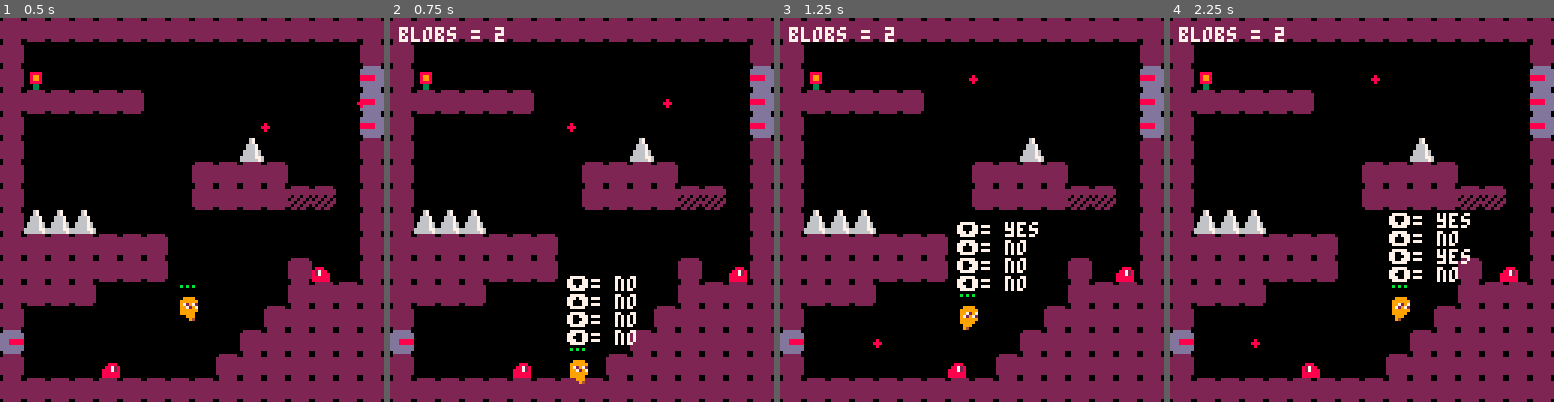
Above: before the commit, frames 1-4 (left to right).
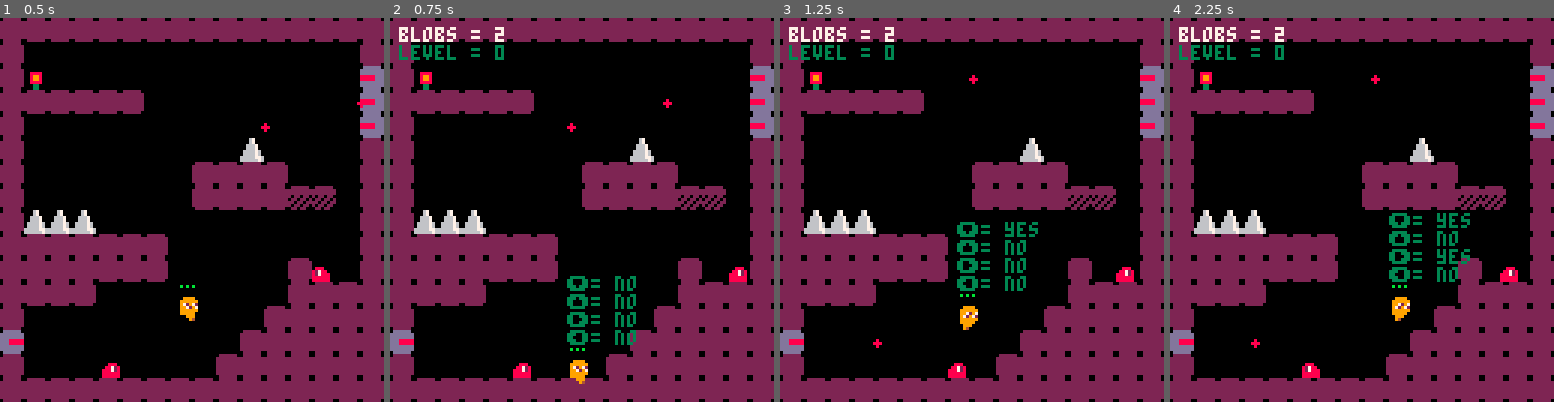
Above: after the commit, the same moments.

Repository: miglitopictures/blobson
Game: PICO-8 cartridge src/blobson.p8
Two runs of this game, one before a commit and one after it. Both use one fixed random seed, a clock stepped at 60 frames per second and the inputs below.
Inputs:
- Up to frame 1 (0.5 s): tap X (X key) at 0.33 s
- Up to frame 2 (0.75 s): tap O (Z key) at 0.7 s
- Up to frame 3 (1.25 s): tap X (X key) at 1.07 s
- Up to frame 4 (2.25 s): hold Right 1.6-2.1 s; tap O (Z key) at 1.7, 2.1 s; tap X (X key) at 1.85 s; hold Up from 2.15 s (still down)

Frame 1 is identical in both runs. In frame 2, 1.6% of the frame differs, in the area x 2-65%, y 7-86%; in frame 3, 1.7%; in frame 4, 1.7%, in the area x 2-79%, y 7-69%.

Commit message:
setting up level change

Diff:
--- a/src/blobson.p8
+++ b/src/blobson.p8
@@ -7,6 +7,7 @@
 #include utils/math.lua
 #include utils/timers.lua
 #include utils/camera.lua
+#include utils/levels.lua
 #include utils/collisions.lua
 #include entities/player.lua
 #include entities/enemies/shooters.lua
@@ -208,7 +209,7 @@
 
 
 __gff__
-0000000000000000000000000000000000000000000000000000000000000000000000000000000000000000000000000080000000000000000000000000000003010000000000000000000000000000000000000000000000000000000000810000000000000000000000000000000003030000000000000000000000000000
+0000000000000000000000000000000000000000000000000000000000000000000000000000000000000000000000000080000000000000000000000000000003010000000000000000000000000040000000000000000000000000000000810000000000000000000000000000000003030000000000000000000000000000
 0000000000000000000000000000000000000000000000000000000000000000000000000000000000000000000000000000000000000000000000000000000000000000000000000000000000000000000000000000000000000000000000000000000000000000000000000000000000000000000000000000000000000000
 __map__
 4040404040404040404040404040404000000000000000000000000000000000000000000000000000000000000000000000000000000000000000000000000000000000000000000000000000000000000000000000000000000000000000000000000000000000000000000000000000000000000000000000000000000000
--- a/src/entities/enemies/blobs.lua
+++ b/src/entities/enemies/blobs.lua
@@ -1,8 +1,8 @@
 function init_blobs()
 	blobs = {}
 	--check map for blobs
-	for i=0,15 do
-		for j=0, 15 do
+	for i=level*16, (level*16) + 15 do
+		for j=level*16, (level*16) + 15 do
 			tile = mget(i,j)
 			if tile == tiles.blob then
 				mset(i,j,0)
--- a/src/entities/enemies/shooters.lua
+++ b/src/entities/enemies/shooters.lua
@@ -3,12 +3,11 @@
 function init_shooters()
 	bullets = {}
 	shooters = {}
-	--check map for blobs
-	for i=0,15 do
-		for j=0, 15 do
+	--check map for shooters
+	for i=level*16, (level*16) + 15 do
+		for j=level*16, (level*16) + 15 do
 			tile = mget(i,j)
 			if tile == tiles.shooter_right then
-			--mset(i,j,0)
 				add(shooters, {
 					sp = tiles.shooter_right,
 					dir=1,
@@ -18,7 +17,6 @@
 				})
 			end
 			if tile == tiles.shooter_left then
-			--mset(i,j,0)
 				add(shooters, {
 					sp = tiles.shooter_right, -- flipped sprite
 					dir=-1,
--- a/src/entities/player.lua
+++ b/src/entities/player.lua
@@ -103,6 +103,10 @@
 
 			end
 
+			if collide_map(p,"down",flag.flower) and not level_changing then
+				change_level(level + 1)
+			end
+
 		elseif p.dy<0 then
 			p.jumping=true
 			p.running = false
--- a/src/gameloop.lua
+++ b/src/gameloop.lua
@@ -4,25 +4,26 @@
 map_start = 0
 map_end = 1024
 
+level = 0
+
 -- look-up tables
 flag = {
     solid_down = 0,
     solid_up = 1,
-    spike = 7,
+    flower = 6,
+    spike = 7
 }
-
 tiles = {
     empty = 0,
     blob = 48,
     shooter_right = 112,
-    shooter_left = 113,
+    shooter_left = 113
 }
 
 function _init()
     -- contants
     gravity=0.3
     friction=0.9
-
 
     -- reload map to initial state in memory
 	reload(0x2000, 0x2000, 0x1000)
@@ -65,7 +66,7 @@
 
 function _draw()
 	cls(0)
-	map(0,0)
+	map(level*16,0)
 
     -- draw entities
 	draw_player()
@@ -84,6 +85,7 @@
     if debug then
         color(7)
         print('blobs = ' ..#blobs,cam_x+3,3)
+        print('level = ' ..level, cam_x+3)
         -------test----------
         print("⬅️= "..collide_l,p.x,p.y-10)
         print("➡️= "..collide_r,p.x,p.y-16)
--- a/src/utils/collisions.lua
+++ b/src/utils/collisions.lua
@@ -25,10 +25,10 @@
 	x1=x1/8 y1=y1/8
 	x2=x2/8 y2=y2/8
 
-	if fget(mget(x1,y1), flag)
-	or fget(mget(x1,y2), flag)
-	or fget(mget(x2,y1), flag)
-	or fget(mget(x2,y2), flag) then
+	if fget(mget(x1 + level*16,y1), flag)
+	or fget(mget(x1 + level*16,y2), flag)
+	or fget(mget(x2 + level*16,y1), flag)
+	or fget(mget(x2 + level*16,y2), flag) then
 		return true
 	else
 		return false
--- /dev/null
+++ b/src/utils/levels.lua
@@ -0,0 +1,11 @@
+function change_level(selected_level)
+    level_changing = true
+    set_event(10,
+        function()
+            level = selected_level
+            level_changing = false
+            _init()
+        end
+    )
+    sfx(10)
+end
--- a/src/utils/timers.lua
+++ b/src/utils/timers.lua
@@ -3,9 +3,9 @@
 end
 
 function update_timers()
-	// check all timers
+	-- check all timers
 	for timer in all(timers) do
-		// decrease timers
+		-- decrease timers
 		timer.t-=1
 
 		if timer.t <= 0 then
Not shown, changed: the sound effects (__sfx__) section of src/blobson.p8
